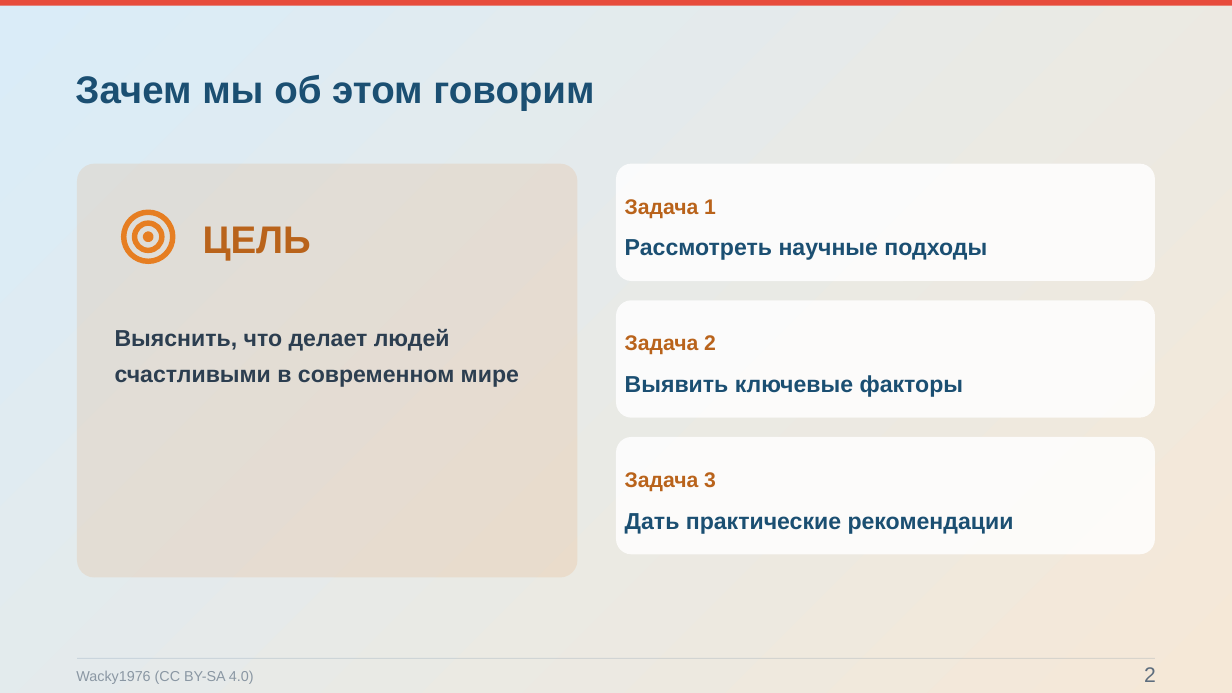
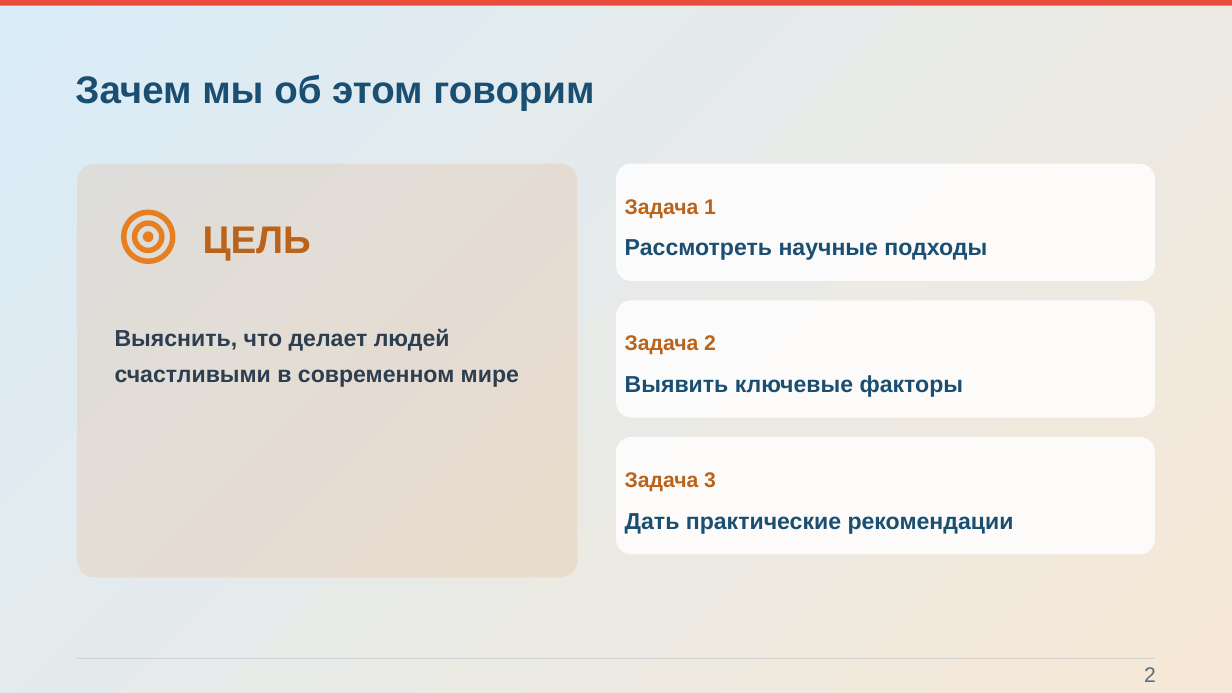
Before and after one commit to Pavel1778/Presentation-happy, a slide deck: slide 2 of Konceptsiya_schastya_static.pptx. Drawn at 1232x693 pixels with LibreOffice and Linux fonts; fonts in the diff are those of the drawing; background and template pictures are left out. Boxes give left, top, right and bottom in pixels: in the first picture for what was removed or moved away, otherwise in the second. Text is boxed around its words. In the diff, an @@ line names an element or a change of style, - is before the commit and + after.

```diff
--- a/Konceptsiya_schastya_static.pptx
+++ b/Konceptsiya_schastya_static.pptx
@@ text removed at (76, 671, 254, 684) @@
-Wacky1976 (CC BY-SA 4.0)
```
Also in this commit, not shown: 10 other slides changed, 37 other files.
